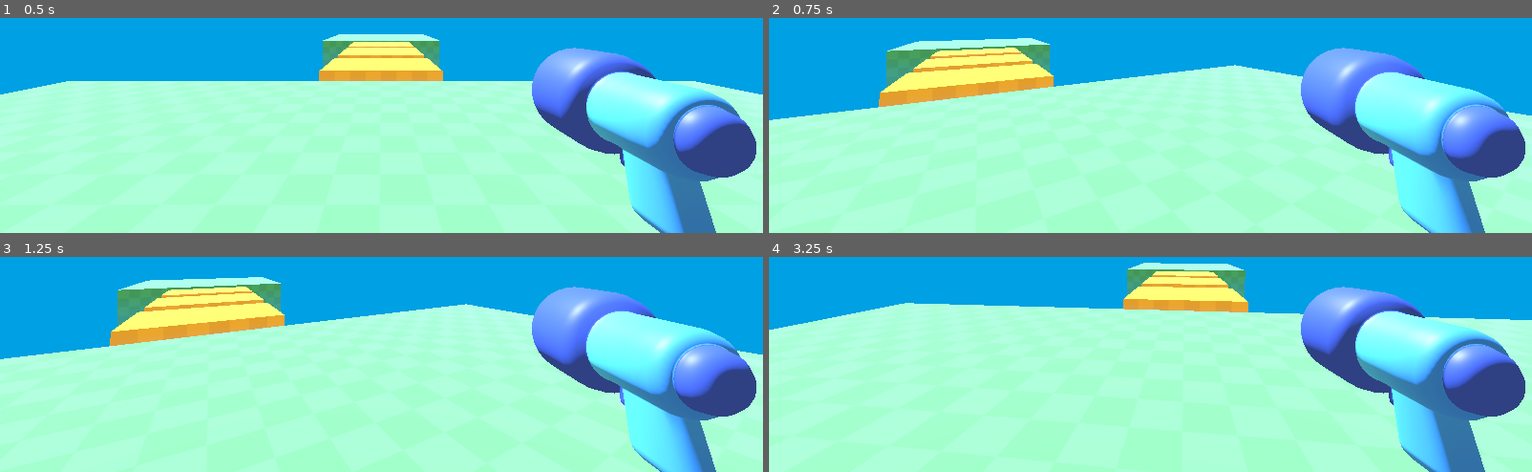
Above: before the commit, frames 1-4 (two rows, left to right).
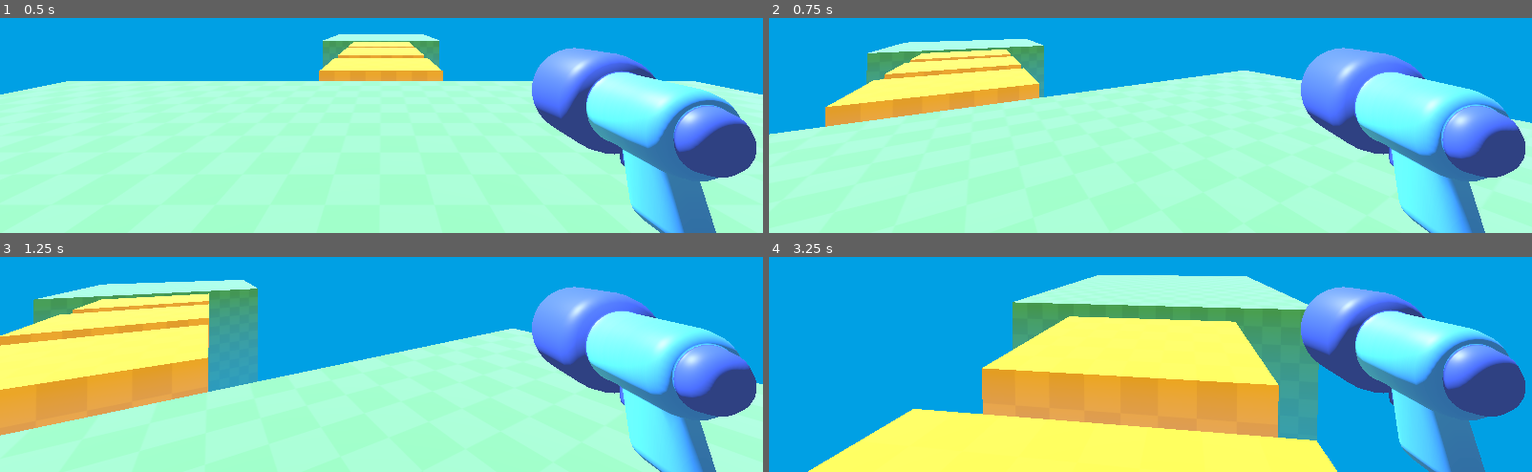
Above: after the commit, the same moments.

Repository: leomanlapera/my-first-3d-game
Game: Godot game, scene res://level/temporary_level.tscn
The game is run twice, just before and just after one commit, with the same random seed, the same clock (stepped at 60 frames per second) and the same inputs.
Inputs (mouse positions are in pixels of both pictures, inside the frame that each line leads up to):
- Up to frame 1 (0.5 s): no input
- Up to frame 2 (0.75 s): tap Enter at 0.5 s; move the mouse to (outside the picture) at 0.52 s; hold W (move_forward, bound only after the commit) from 0.53 s (still down)
- Up to frame 3 (1.25 s): keep holding W (move_forward, bound only after the commit)
- Up to frame 4 (3.25 s): keep holding W (move_forward, bound only after the commit); move the mouse to (1112, 259) at 1.27 s; move the mouse to (outside the picture) at 2.02 s; move the mouse to (1142, 263) at 2.77 s

Frame 1 is identical in both runs. In frame 2, 6.7% of the frame differs, in the area x 0-100%, y 9-80%; in frame 3, 25%; in frame 4, 67%, in the area x 0-100%, y 2-100%.

Commit message:
player movement

Diff:
--- a/level/temporary_level.tscn
+++ b/level/temporary_level.tscn
@@ -83,4 +83,4 @@
 material = SubResource("StandardMaterial3D_7l0sc")
 
 [node name="CharacterBody3D" parent="." instance=ExtResource("2_bc4qa")]
-transform = Transform3D(1, 0, 1.7484555e-07, 0, 1, 0, -1.7484555e-07, 0, 1, -0.016683102, 0.50000095, -0.049233913)
+transform = Transform3D(-1, 0, -8.742278e-08, 0, 1, 0, 8.742278e-08, 0, -1, -0.016683102, 0.50000095, -0.049233913)
--- a/player/player.gd
+++ b/player/player.gd
@@ -10,3 +10,16 @@
 		%Camera3D.rotation_degrees.x = clamp(%Camera3D.rotation_degrees.x, -60.0, 60.0)
 	elif event.is_action_pressed("ui_cancel"):
 		Input.set_mouse_mode(Input.MOUSE_MODE_VISIBLE)
+
+func _physics_process(_delta: float) -> void:
+	const SPEED: float = 5.5
+
+	var input_direction_2D = Input.get_vector("move_left", "move_right", "move_forward", "move_back")
+	var input_direction_3D = Vector3(input_direction_2D.x, 0.0, input_direction_2D.y)
+
+	var direction = transform.basis * input_direction_3D
+
+	velocity.x = direction.x * SPEED
+	velocity.z = direction.z * SPEED
+
+	move_and_slide()
--- a/player/player.tscn
+++ b/player/player.tscn
@@ -14,7 +14,7 @@
 
 [node name="Camera3D" type="Camera3D" parent="."]
 unique_name_in_owner = true
-transform = Transform3D(-1, 0, 8.742278e-08, 0, 1, 0, -8.742278e-08, 0, -1, 0, 1.7, 0)
+transform = Transform3D(1, 0, 0, 0, 1, 0, 0, 0, 1, 0, 1.7, 0)
 
 [node name="gun_model" parent="Camera3D" instance=ExtResource("1_oul6g")]
 transform = Transform3D(-0.4756867, 0, -4.1585853e-08, 0, 0.4756867, 0, 4.1585853e-08, 0, -0.4756867, 0.66587204, -0.25907302, -0.7334442)
--- a/project.godot
+++ b/project.godot
@@ -15,6 +15,29 @@
 config/features=PackedStringArray("4.5", "Mobile")
 config/icon="res://icon.svg"
 
+[input]
+
+move_left={
+"deadzone": 0.2,
+"events": [Object(InputEventKey,"resource_local_to_scene":false,"resource_name":"","device":-1,"window_id":0,"alt_pressed":false,"shift_pressed":false,"ctrl_pressed":false,"meta_pressed":false,"pressed":false,"keycode":0,"physical_keycode":65,"key_label":0,"unicode":97,"location":0,"echo":false,"script":null)
+]
+}
+move_right={
+"deadzone": 0.2,
+"events": [Object(InputEventKey,"resource_local_to_scene":false,"resource_name":"","device":-1,"window_id":0,"alt_pressed":false,"shift_pressed":false,"ctrl_pressed":false,"meta_pressed":false,"pressed":false,"keycode":0,"physical_keycode":68,"key_label":0,"unicode":100,"location":0,"echo":false,"script":null)
+]
+}
+move_forward={
+"deadzone": 0.2,
+"events": [Object(InputEventKey,"resource_local_to_scene":false,"resource_name":"","device":-1,"window_id":0,"alt_pressed":false,"shift_pressed":false,"ctrl_pressed":false,"meta_pressed":false,"pressed":false,"keycode":0,"physical_keycode":87,"key_label":0,"unicode":119,"location":0,"echo":false,"script":null)
+]
+}
+move_back={
+"deadzone": 0.2,
+"events": [Object(InputEventKey,"resource_local_to_scene":false,"resource_name":"","device":-1,"window_id":0,"alt_pressed":false,"shift_pressed":false,"ctrl_pressed":false,"meta_pressed":false,"pressed":false,"keycode":0,"physical_keycode":83,"key_label":0,"unicode":115,"location":0,"echo":false,"script":null)
+]
+}
+
 [rendering]
 
 renderer/rendering_method="mobile"
